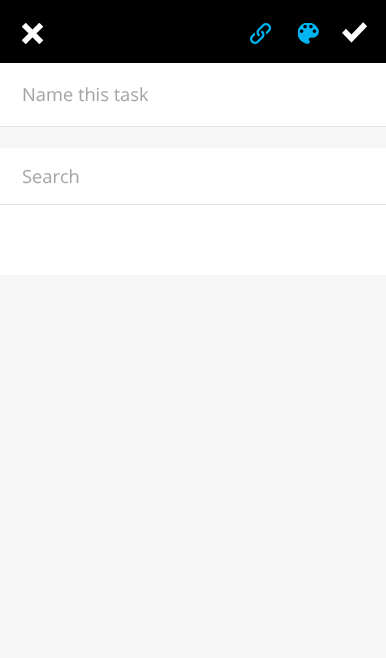
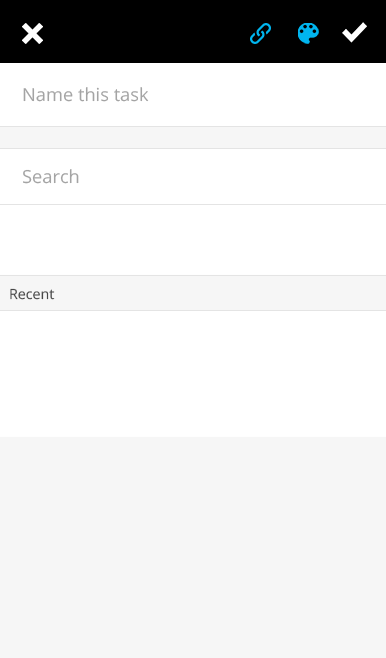
Layer changes from the first (386, 658) image to the second:
added layer "Recent" above "Search" over [10, 288, 55, 300]
added layer "Shape 1 copy 4" above "Shape 1 copy 5" over [0, 275, 386, 276]
added layer "Shape 1 copy 5" above "Layer 0 copy 3" over [0, 310, 386, 311]
added layer "Layer 0 copy 3" above "Shape 1 copy 3" over [0, 310, 386, 437]
added layer "Shape 1 copy 3" above "Shape 1 copy 2" over [0, 148, 386, 149]
